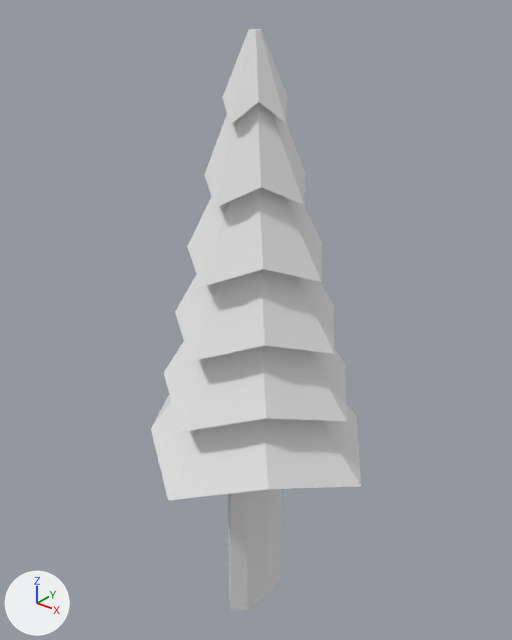
What one commit did to the FBX model Models/nature/f_long_pine_tree1.fbx.
The view is the same before and after, from a 50 mm camera at (6.11, -7.62, 10.15) aimed at (-0.16, 0.22, 5.28). The axes (+X, +Y, +Z) are drawn at lower left. The lights are the same throughout. Where no turn or scale is listed for an object, it has been applied to the vertices.

The first picture shows 'pine tree'.
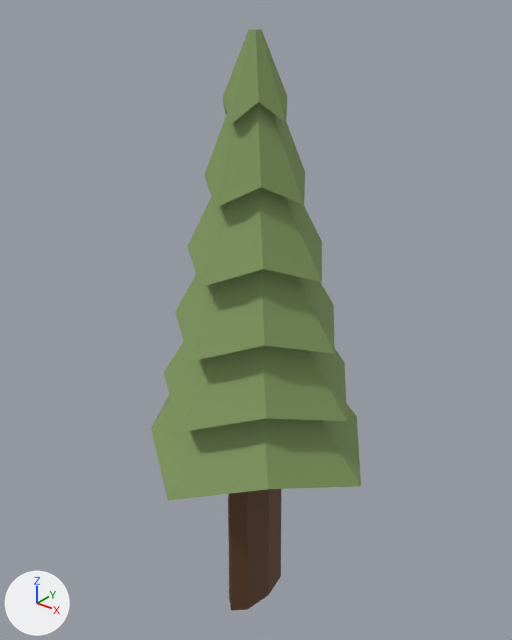
The newer file is also rescaled (x2.249), turned or shifted as a whole; pictures and numbers use the older file's frame.

Boxes (x1, y1, x2, y2) around the edits, measured in the pictures (512 x 640 px):
'pine tree', recoloured (white to green): (151, 29, 361, 610) in both
part 1 of me_cylinder_001, recoloured (white to brown): (228, 489, 281, 610) in both

Patch to the scene script:
```diff
--- a/Models/nature/f_long_pine_tree1.fbx.py
+++ b/Models/nature/f_long_pine_tree1.fbx.py
@@ mat_leaves @@
 mat_leaves = principled_material('Leaves')
-mat_leaves.base_color = (0.8, 0.8, 0.8)  # white #e7e7e7
+mat_leaves.base_color = (0.215, 0.311, 0.108)  # green #80975c
 mat_leaves.roughness = 0.553
@@ mat_bark_002 @@
+mat_bark_002 = principled_material('Bark.002')
+mat_bark_002.base_color = (0.119, 0.055, 0.0232)  # brown #61422a
+mat_bark_002.roughness = 0.693
@@ me_cylinder_001 @@
 me_cylinder_001.from_pydata(...)  # 136 vertices, 124 faces; spans x -2.03..2.03, y -2.03..2.03, z -0.91..8.74
 # used by ob_pine_tree; location = (0.0, 0.0, 0.79)
+# me_cylinder_001 part 1: all 26 faces that had it switch from mat_bark (white #e7e7e7) to mat_bark_002 (brown #61422a)
 me_cylinder_001.materials.append(mat_leaves)
```
